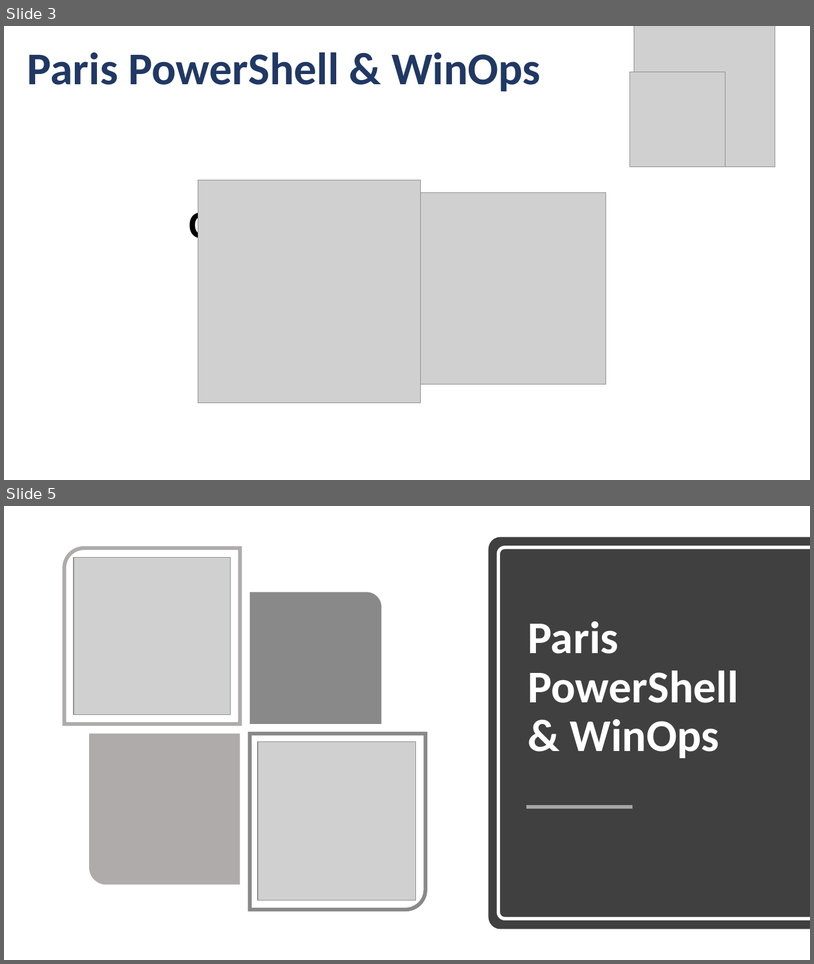
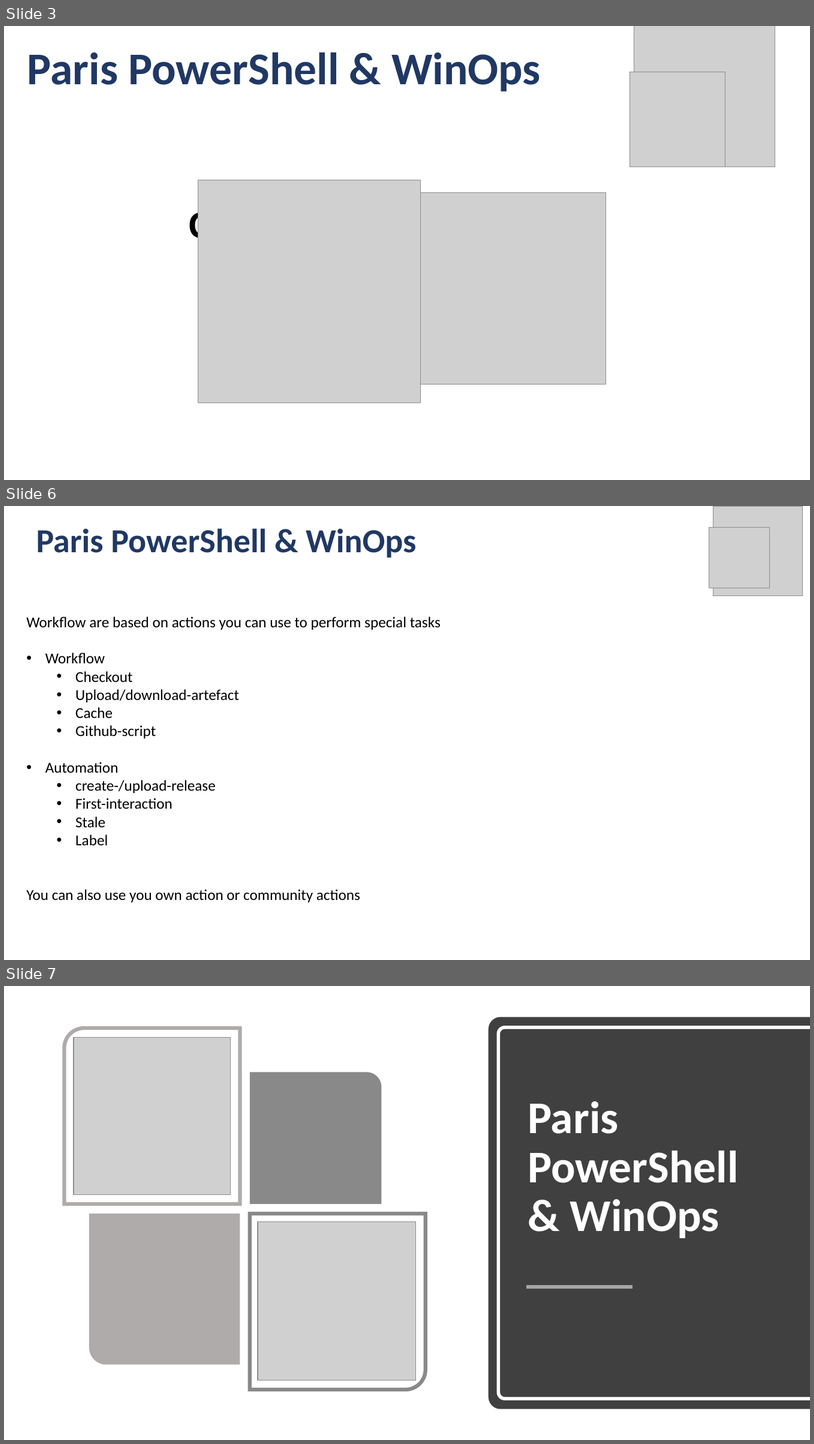
Before and after one commit to PowerShell-and-WinOps-user-group-Paris/Github-Actions, a slide deck: slide/GitHubActions-Workshop.pptx. Shown one above the other, each under a label of ours: slides 3 and 5 before the commit, slides 3, 6 and 7 after it; the slides between them are not shown. The pictures are 814x964 and 814x1444 pixels, drawn with LibreOffice and Linux fonts; fonts in the diff are those of the drawing; grey boxes stand for pictures. Boxes give left, top, right and bottom in pixels: in the first picture for what was removed or moved away, otherwise in the second. Text is boxed around its words. In the diff, an @@ line names an element or a change of style, - is before the commit and + after.

```diff
--- a/slide/GitHubActions-Workshop.pptx
+++ b/slide/GitHubActions-Workshop.pptx
@@ slide 6 added at (4, 506, 810, 960), background #FFFFFF @@
@@ picture added at (714, 506, 803, 595) @@
@@ text added at (36, 528, 416, 558), 40 pt, text #203864, bold @@
+Paris PowerShell & WinOps
@@ picture added at (710, 527, 770, 588) @@
@@ text added at (26, 616, 441, 902), 18 pt, text #000000 @@
+Workflow are based on actions you can use to perform special tasks
+• Workflow
+  • Checkout
+  • Upload/download-artefact
+  • Cache
+  • Github-script
+• Automation
+  • create-/upload-release
+  • First-interaction
+  • Stale
+  • Label
+You can also use you own action or community actions
@@ what was slide 5 is now slide 7 @@
```
Also in this commit, not shown: 1 slide changed, 1 other slide added.
